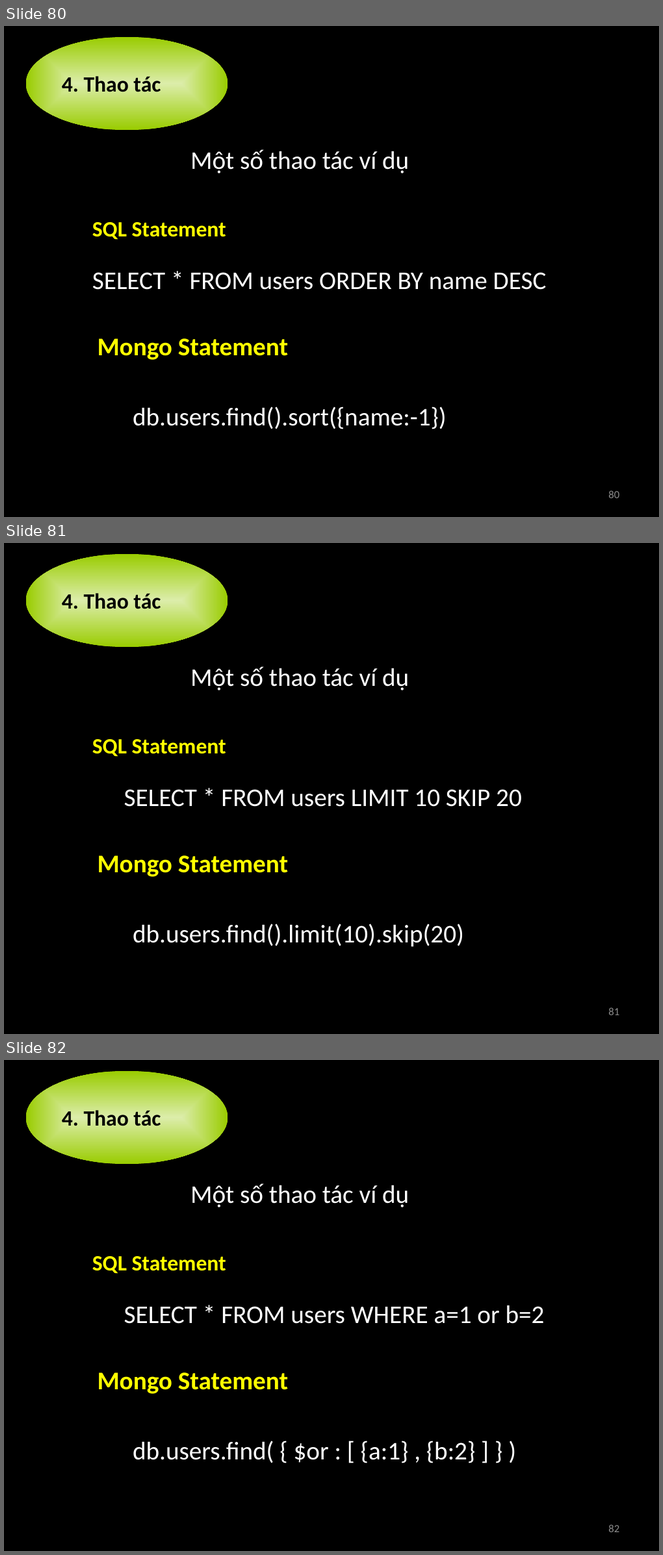
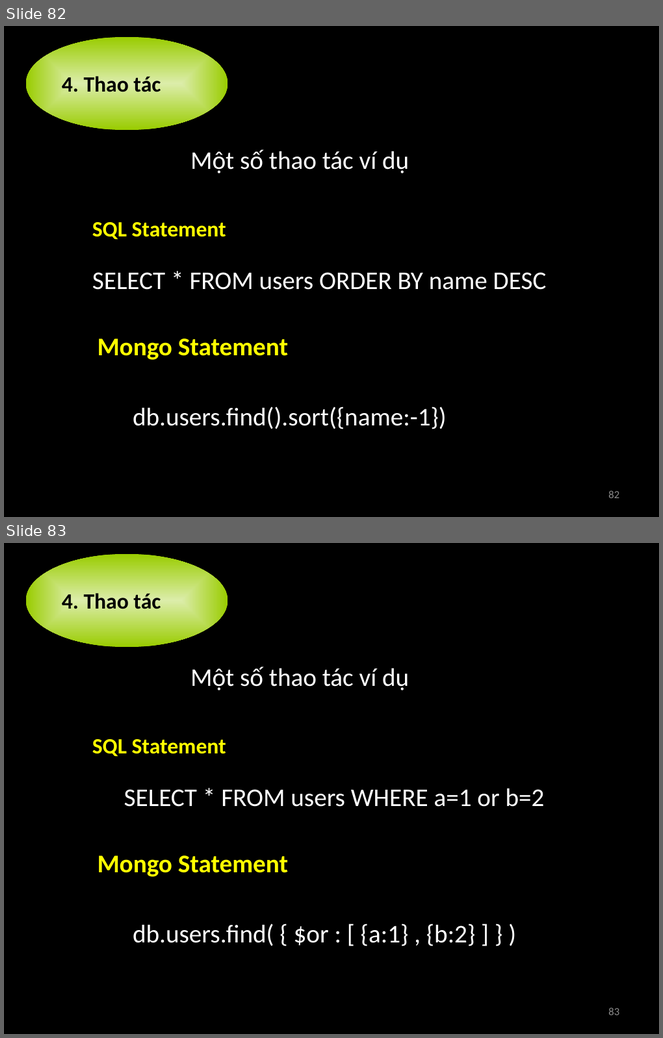
Before and after one commit to nguyenminhthong27/academic-term2-2012-distributed-application-group-21, a slide deck: 0.Seminar MongoDB/Introduction MongoDB.pptx. Shown one above the other, each under a label of ours: slides 80, 81 and 82 before the commit, slides 82 and 83 after it. The pictures are 663x1555 and 663x1038 pixels, drawn with LibreOffice and Linux fonts; fonts in the diff are those of the drawing. Boxes give left, top, right and bottom in pixels: in the first picture for what was removed or moved away, otherwise in the second. Text is boxed around its words. In the diff, an @@ line names an element or a change of style, - is before the commit and + after.

```diff
--- a/0.Seminar MongoDB/Introduction MongoDB.pptx
+++ b/0.Seminar MongoDB/Introduction MongoDB.pptx
@@ slide 81 removed at (x1=4, y1=543, x2=659, y2=1034), background #000000 @@
@@ ellipse removed at (x1=25, y1=554, x2=228, y2=647) @@
-4. Thao tác
@@ text removed at (x1=191, y1=667, x2=409, y2=691) @@
-Một số thao tác ví dụ
@@ text removed at (x1=92, y1=739, x2=226, y2=757) @@
-SQL Statement
@@ text removed at (x1=124, y1=789, x2=522, y2=807) @@
-SELECT * FROM users LIMIT 10 SKIP 20
@@ text removed at (x1=98, y1=856, x2=288, y2=877) @@
-Mongo Statement
@@ text removed at (x1=133, y1=924, x2=464, y2=947) @@
-db.users.find().limit(10).skip(20)
@@ page number removed at (x1=608, y1=1008, x2=620, y2=1016) @@
-81
@@ what was slide 80 is now slide 82 @@
@@ page number at (x1=608, y1=491, x2=620, y2=499): text changed @@
-80
+82
@@ what was slide 82 is now slide 83 @@
@@ page number at (x1=608, y1=1008, x2=620, y2=1016): text changed @@
-82
+83
```
Also in this commit, not shown: 4 slides changed, 1 slide added, 1 other slide removed.
